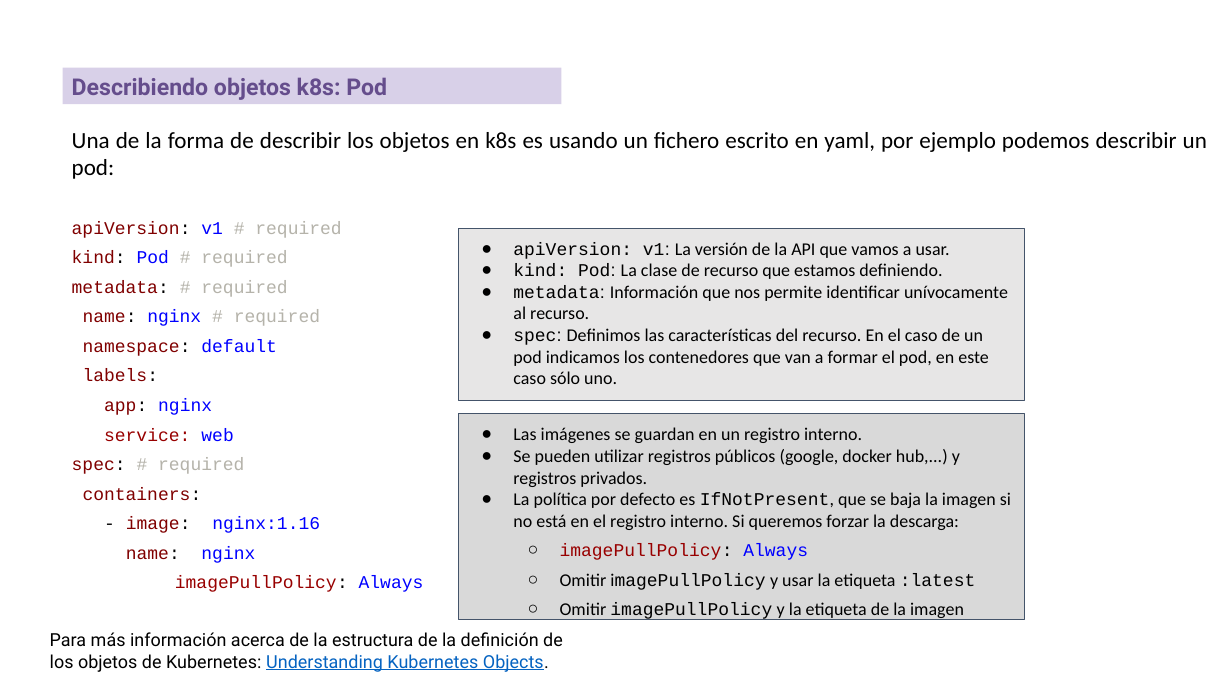
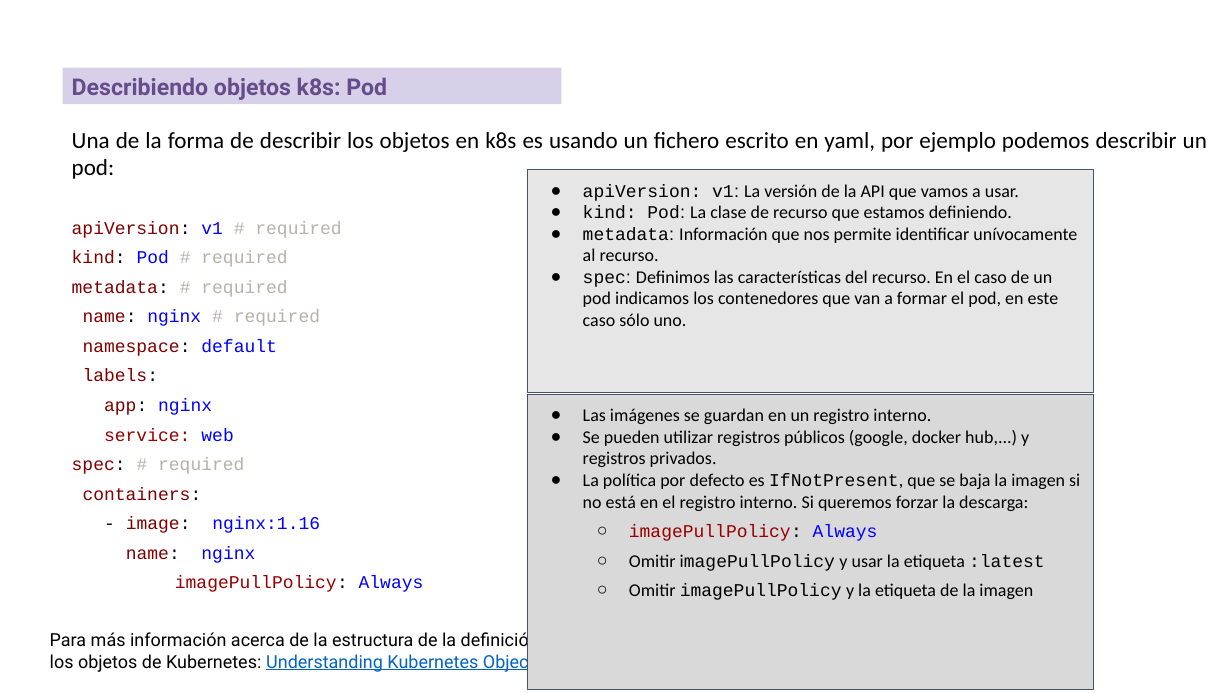
Before and after one commit to iesgn/curso_kubernetes_2020, a slide deck: slide 7 of unidad2/presentacion_sesion2.odp (slide 6 before the commit). Drawn at 1232x693 pixels with LibreOffice and Linux fonts; fonts in the diff are those of the drawing. Boxes give left, top, right and bottom in pixels: in the first picture for what was removed or moved away, otherwise in the second. Text is boxed around its words. In the diff, an @@ line names an element or a change of style, - is before the commit and + after.

```diff
--- a/unidad2/presentacion_sesion2.odp
+++ b/unidad2/presentacion_sesion2.odp
@@ rectangle "apiVersion: v1: La versión de ..." resized from (x1=458, y1=228, x2=1025, y2=400) to (x1=528, y1=170, x2=1094, y2=393) @@
@@ rectangle "Las imágenes se guardan en ..." resized from (x1=458, y1=414, x2=1025, y2=620) to (x1=528, y1=395, x2=1094, y2=689) @@
```
Also in this commit, not shown: 1 other slide changed, 1 slide added, 1 other file.
